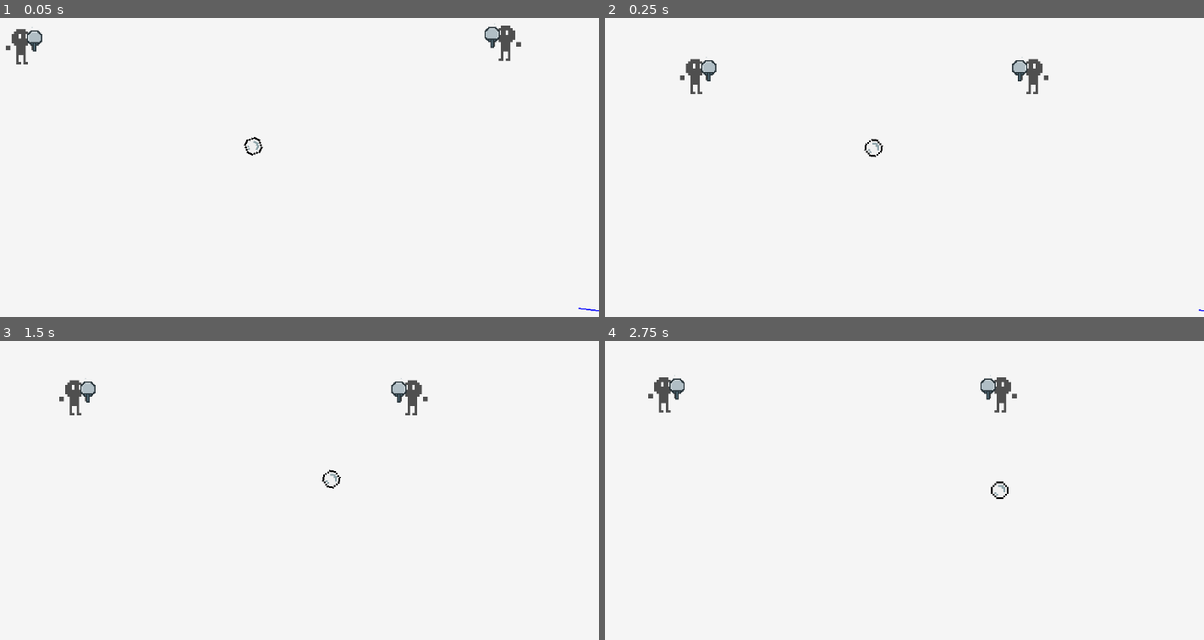
Above: before the commit, frames 1-4 (two rows, left to right).
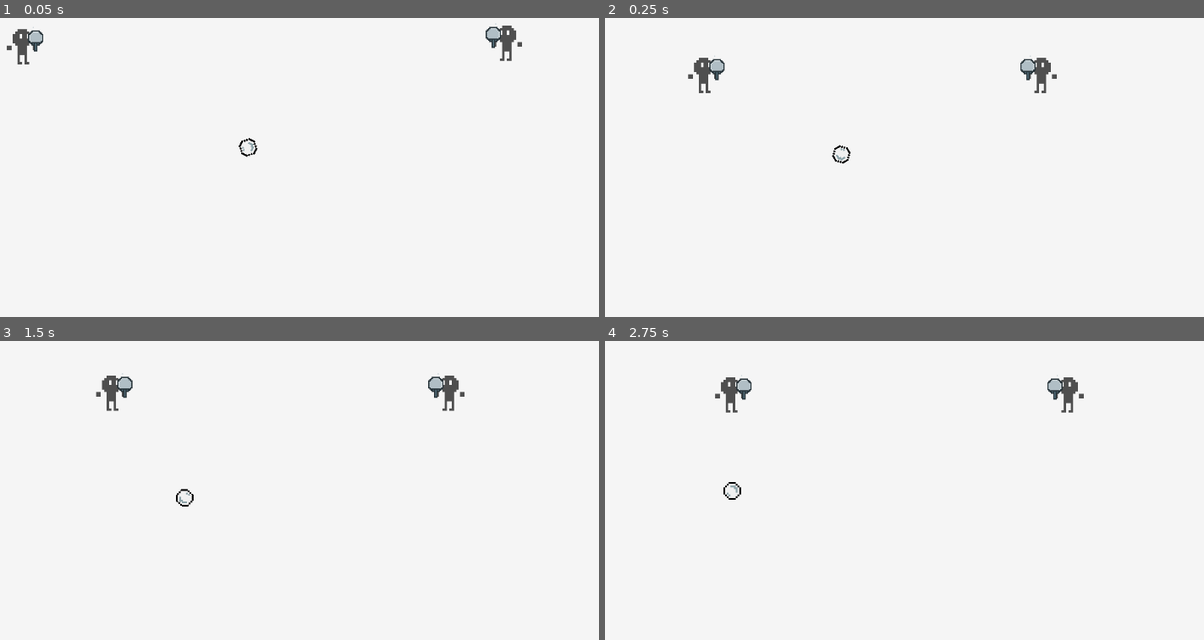
Above: after the commit, the same moments.

Repository: xharris/pongplus
Game: Godot game, scene res://entities/game/game.tscn
Same seed, same stepped clock (60 frames per second), same inputs: the game is played once before the commit and once after it.
Inputs:
- Up to frame 1 (0.05 s): no input
- Up to frame 2 (0.25 s): no input
- Up to frame 3 (1.5 s): no input
- Up to frame 4 (2.75 s): no input

The runs differ from the first frame. In frame 1, 0.5% of the frame differs, in the area x 0-100%, y 1-99%; in frame 2, 1.1%; in frame 3, 1.6%; in frame 4, 1.6%, in the area x 7-80%, y 11-54%.

Commit message:
converts some ball visitors to missile visitors

Diff:
--- a/components/camera/camera.gd
+++ b/components/camera/camera.gd
@@ -1,7 +1,7 @@
 extends Node2D
 class_name Camera
 
-static var _static_log = Logger.new("Camera", Logger.Level.DEBUG)
+static var _static_log = Logger.new("camera")#, Logger.Level.DEBUG)
 
 const FOCAL_POINT_OFFSET: int = 60
 ## Midpoint to follow between center of screen and focal point.[br]
@@ -24,7 +24,6 @@
             focal_points += 1
             total_position += c.global_position
     var viewport = root.get_viewport()
-    #_static_log.debug("focal points: %d" % [focal_points])
     if focal_points > 0:
         var avg_position = total_position / focal_points
         var view_center = viewport.get_visible_rect().size / 2
--- a/components/missile/missile.gd
+++ b/components/missile/missile.gd
@@ -5,7 +5,7 @@
 const MISSILE_DURATION_MIN: float = 3
 ## Seconds
 const MISSILE_DURATION_MAX: float = 1
-const DRAW_DEBUG: bool = true
+const DRAW_DEBUG: bool = false
 
 var _log = Logger.new("missile")
 var _current_curve: Curve2D
@@ -13,7 +13,7 @@
 
 var duration_curve: Curve = preload("res://components/missile/default_duration_curve.tres")
 var target_history: Array[Node2D]
-var curve_distance: float = 5
+var curve_distance: float = 50
 var missile_position: Vector2
 ## [0, 1]
 var duration_curve_position: float:
@@ -28,17 +28,23 @@
 var _debug_control_point: Vector2
 var curve: Curve2D
 
+func accept(v: Visitor):
+    if v is MissileVisitor:
+        v.visit_missile(self)
+
 func _process(delta: float) -> void:
     velocity = (global_position - _last_position).normalized()
     _last_position = global_position
 
 func _draw() -> void:
     if DRAW_DEBUG:
-        draw_set_transform_matrix(global_transform.affine_inverse())
         draw_circle(_debug_midpoint, 10, Color.RED)
         draw_circle(_debug_control_point, 10, Color.GREEN)
         if curve:
             draw_polyline(curve.get_baked_points(), Color.BLUE, 2)
+
+func _ready() -> void:
+    add_to_group(Groups.MISSILE)
 
 func path_to(target: Node2D):
     target_history.append(target)
@@ -50,7 +56,7 @@
     var angle_to = global_position.angle_to_point(target_position)
     var control_angle = angle_to - \
         deg_to_rad(90)
-    ## TODO add 180deg if control_point is offscreen?
+    ## TODO add parameter control_point_target to get angle instead of hardcoded 90?
     var control_point = midpoint + \
         (Vector2.from_angle(control_angle) * curve_distance)
     # create curve
--- /dev/null
+++ b/components/missile/missile_visitor.gd
@@ -0,0 +1,5 @@
+extends Visitor
+class_name MissileVisitor
+
+func visit_missile(me: Missile):
+    pass
--- /dev/null
+++ b/components/missile/visitors/missile_duration_curve_position.gd
@@ -0,0 +1,14 @@
+extends MissileVisitor
+class_name MissileDurationCurvePosition
+
+enum Type {ADD, SUB}
+
+@export var type: Type
+@export var amount: float = 0.05
+
+func visit_missile(me: Missile):
+    match type:
+        Type.ADD:
+            me.duration_curve_position += amount
+        Type.SUB:
+            me.duration_curve_position -= amount
--- /dev/null
+++ b/components/missile/visitors/missile_path_to.gd
@@ -0,0 +1,34 @@
+extends MissileVisitor
+class_name MissilePathTo
+
+enum Target {
+    RANDOM_IN_GROUP,
+    ALL_RANDOM_IN_GROUP,
+    ALL_NONE,
+}
+
+var _log = Logger.new("ball_path_to")
+@export var target: Target
+## Group name to target
+@export var group: StringName
+
+func visit_missile(me: Missile):
+    var missiles: Array[Missile] = [me]
+    var platforms: Array[Platform]
+    platforms.assign(me.get_tree().get_nodes_in_group(group))
+    # get all balls?
+    match target:
+        Target.ALL_RANDOM_IN_GROUP, Target.ALL_NONE:
+            missiles.assign(me.get_tree().get_nodes_in_group(Groups.MISSILE))
+    # find next target
+    match target:
+        Target.ALL_NONE:
+            for m in missiles:
+                m.stop_pathing()
+
+        Target.RANDOM_IN_GROUP, Target.ALL_RANDOM_IN_GROUP:
+            # target a random platform
+            for m in missiles:
+                if platforms.size() > 0:
+                    var target: Platform = platforms.pick_random()
+                    m.path_to(target)
--- a/entities/ball/ball.gd
+++ b/entities/ball/ball.gd
@@ -13,9 +13,11 @@
 var squeeze_duration = 1
 var sprite_scale = 3
 
-func accept(visitor: Visitor):
-    if visitor is BallVisitor:
-        visitor.visit_ball(self)
+func accept(v: Visitor):
+    if v is BallVisitor:
+        v.visit_ball(self)
+    else:
+        missile.accept(v)
 
 func _ready() -> void:
     add_to_group(Groups.BALL)
--- a/entities/ball/visitors/ball_duration_curve_position.gd
+++ /dev/null
@@ -1,14 +0,0 @@
-extends BallVisitor
-class_name BallDurationCurvePosition
-
-enum Type {ADD, SUB}
-
-@export var type: Type
-@export var amount: float = 0.05
-
-func visit_ball(me: Ball):
-    match type:
-        Type.ADD:
-            me.missile.duration_curve_position += amount
-        Type.SUB:
-            me.missile.duration_curve_position -= amount
--- a/entities/ball/visitors/ball_path_to.gd
+++ /dev/null
@@ -1,32 +0,0 @@
-extends BallVisitor
-class_name BallPathTo
-
-enum Target {
-    RANDOM_PLATFORM,
-    ALL_RANDOM_PLATFORM,
-    ALL_NONE,
-}
-
-var _log = Logger.new("ball_path_to")
-@export var target: Target
-
-func visit_ball(me: Ball):
-    var balls: Array[Ball] = [me]
-    var platforms: Array[Platform]
-    platforms.assign(me.get_tree().get_nodes_in_group(Groups.PLATFORM))
-    # get all balls?
-    match target:
-        Target.ALL_RANDOM_PLATFORM, Target.ALL_NONE:
-            balls.assign(me.get_tree().get_nodes_in_group(Groups.BALL))
-    # find next target
-    match target:
-        Target.ALL_NONE:
-            for ball in balls:
-                ball.missile.stop_pathing()
-
-        Target.RANDOM_PLATFORM, Target.ALL_RANDOM_PLATFORM:
-            # target a random platform
-            for ball in balls:
-                if platforms.size() > 0:
-                    var target: Platform = platforms.pick_random()
-                    ball.missile.path_to(target)
--- a/entities/game/game.tscn
+++ b/entities/game/game.tscn
@@ -7,7 +7,7 @@
 [ext_resource type="Resource" uid="uid://d243gfh81ut2o" path="res://resources/player_controller_configs/player1.tres" id="3_vjvwb"]
 [ext_resource type="Resource" uid="uid://bjvscjrt5oohf" path="res://resources/player_controller_configs/player2.tres" id="4_vbwj1"]
 [ext_resource type="Script" uid="uid://fblxl8ipdlsr" path="res://components/visitor.gd" id="6_ikuqk"]
-[ext_resource type="Resource" uid="uid://dw78u7op1vk8f" path="res://resources/ball_visitors/target_random_platform.tres" id="7_pxw13"]
+[ext_resource type="Resource" uid="uid://dw78u7op1vk8f" path="res://resources/missile_visitors/target_random_platform.tres" id="7_pxw13"]
 
 [node name="Game" type="Node2D"]
 script = ExtResource("1_pxw13")
--- a/groups.gd
+++ b/groups.gd
@@ -3,6 +3,7 @@
 
 const PLATFORM = &"platform"
 const PLATFORM_GROUP = &"platform_group"
+const MISSILE = &"missile"
 const MISSILE_TARGET = &"missile_target"
 const HITBOX = &"hitbox"
 const BALL = &"ball"
--- a/resources/abilities/play.tres
+++ b/resources/abilities/play.tres
@@ -2,11 +2,11 @@
 
 [ext_resource type="Script" uid="uid://fblxl8ipdlsr" path="res://components/visitor.gd" id="1_0p35y"]
 [ext_resource type="Script" uid="uid://2ap2s3ni6oid" path="res://components/ability/ability.gd" id="2_6hruh"]
-[ext_resource type="Resource" uid="uid://dochcbkgngp1a" path="res://resources/ball_visitors/all_stop_pathing.tres" id="2_7v7mu"]
+[ext_resource type="Resource" uid="uid://dochcbkgngp1a" path="res://resources/missile_visitors/all_stop_pathing.tres" id="2_7v7mu"]
 [ext_resource type="Resource" uid="uid://bm6dn72476p5w" path="res://resources/ball_visitors/set_one_instance.tres" id="2_ffbih"]
 [ext_resource type="Resource" uid="uid://bawolmnh2iigs" path="res://resources/ball_visitors/all_center.tres" id="2_hdc6s"]
-[ext_resource type="Resource" uid="uid://ctr26w3na3vvl" path="res://resources/ball_visitors/increase_speed.tres" id="3_ffbih"]
-[ext_resource type="Resource" uid="uid://cwpm7u4snq5le" path="res://resources/ball_visitors/all_target_random_platform.tres" id="4_7v7mu"]
+[ext_resource type="Resource" uid="uid://ctr26w3na3vvl" path="res://resources/missile_visitors/increase_speed.tres" id="3_ffbih"]
+[ext_resource type="Resource" uid="uid://cwpm7u4snq5le" path="res://resources/missile_visitors/all_target_random_platform.tres" id="4_7v7mu"]
 [ext_resource type="Resource" uid="uid://df5po4q22l4j1" path="res://resources/camera_visitors/camera_shake_small.tres" id="7_ydmur"]
 [ext_resource type="Resource" uid="uid://cilyext635ffc" path="res://resources/character_visitors/flash_weapon_quick.tres" id="8_8ldof"]
 
--- a/resources/ball_visitors/all_stop_pathing.tres
+++ /dev/null
@@ -1,8 +0,0 @@
-[gd_resource type="Resource" script_class="BallPathTo" load_steps=2 format=3 uid="uid://dochcbkgngp1a"]
-
-[ext_resource type="Script" uid="uid://d3l74jdgrxrj4" path="res://entities/ball/visitors/ball_path_to.gd" id="1_jlel1"]
-
-[resource]
-script = ExtResource("1_jlel1")
-target = 2
-metadata/_custom_type_script = "uid://d3l74jdgrxrj4"
--- a/resources/ball_visitors/all_target_random_platform.tres
+++ /dev/null
@@ -1,8 +0,0 @@
-[gd_resource type="Resource" script_class="BallPathTo" load_steps=2 format=3 uid="uid://cwpm7u4snq5le"]
-
-[ext_resource type="Script" uid="uid://d3l74jdgrxrj4" path="res://entities/ball/visitors/ball_path_to.gd" id="1_k6185"]
-
-[resource]
-script = ExtResource("1_k6185")
-target = 1
-metadata/_custom_type_script = "uid://d3l74jdgrxrj4"
--- a/resources/ball_visitors/decrease_speed.tres
+++ /dev/null
@@ -1,9 +0,0 @@
-[gd_resource type="Resource" script_class="BallDurationCurvePosition" load_steps=2 format=3 uid="uid://d4cnr852b21v3"]
-
-[ext_resource type="Script" uid="uid://cnswg8imq43pe" path="res://entities/ball/visitors/ball_duration_curve_position.gd" id="1_cea2m"]
-
-[resource]
-script = ExtResource("1_cea2m")
-type = 1
-amount = 0.05
-metadata/_custom_type_script = "uid://cnswg8imq43pe"
--- a/resources/ball_visitors/increase_speed.tres
+++ /dev/null
@@ -1,9 +0,0 @@
-[gd_resource type="Resource" script_class="BallDurationCurvePosition" load_steps=2 format=3 uid="uid://ctr26w3na3vvl"]
-
-[ext_resource type="Script" uid="uid://cnswg8imq43pe" path="res://entities/ball/visitors/ball_duration_curve_position.gd" id="1_v2x3t"]
-
-[resource]
-script = ExtResource("1_v2x3t")
-type = 0
-amount = 0.05
-metadata/_custom_type_script = "uid://cnswg8imq43pe"
--- a/resources/ball_visitors/target_random_platform.tres
+++ /dev/null
@@ -1,9 +0,0 @@
-[gd_resource type="Resource" script_class="BallPathTo" load_steps=2 format=3 uid="uid://dw78u7op1vk8f"]
-
-[ext_resource type="Script" uid="uid://d3l74jdgrxrj4" path="res://entities/ball/visitors/ball_path_to.gd" id="1_cehht"]
-
-[resource]
-script = ExtResource("1_cehht")
-target = 0
-offset = 0
-metadata/_custom_type_script = "uid://d3l74jdgrxrj4"
--- /dev/null
+++ b/resources/missile_visitors/all_stop_pathing.tres
@@ -0,0 +1,9 @@
+[gd_resource type="Resource" script_class="MissilePathTo" load_steps=2 format=3 uid="uid://dochcbkgngp1a"]
+
+[ext_resource type="Script" uid="uid://cegw8o8f7yqjl" path="res://components/missile/visitors/missile_path_to.gd" id="1_jlel1"]
+
+[resource]
+script = ExtResource("1_jlel1")
+target = 2
+group = &"platform"
+metadata/_custom_type_script = "uid://d3l74jdgrxrj4"
--- /dev/null
+++ b/resources/missile_visitors/all_target_random_platform.tres
@@ -0,0 +1,9 @@
+[gd_resource type="Resource" script_class="MissilePathTo" load_steps=2 format=3 uid="uid://cwpm7u4snq5le"]
+
+[ext_resource type="Script" uid="uid://cegw8o8f7yqjl" path="res://components/missile/visitors/missile_path_to.gd" id="1_k6185"]
+
+[resource]
+script = ExtResource("1_k6185")
+target = 1
+group = &"platform"
+metadata/_custom_type_script = "uid://d3l74jdgrxrj4"
--- /dev/null
+++ b/resources/missile_visitors/decrease_speed.tres
@@ -0,0 +1,9 @@
+[gd_resource type="Resource" script_class="MissileDurationCurvePosition" load_steps=2 format=3 uid="uid://d4cnr852b21v3"]
+
+[ext_resource type="Script" uid="uid://cohsym8o6rdq8" path="res://components/missile/visitors/missile_duration_curve_position.gd" id="1_cea2m"]
+
+[resource]
+script = ExtResource("1_cea2m")
+type = 1
+amount = 0.05
+metadata/_custom_type_script = "uid://cnswg8imq43pe"
--- /dev/null
+++ b/resources/missile_visitors/increase_speed.tres
@@ -0,0 +1,9 @@
+[gd_resource type="Resource" script_class="MissileDurationCurvePosition" load_steps=2 format=3 uid="uid://ctr26w3na3vvl"]
+
+[ext_resource type="Script" uid="uid://cohsym8o6rdq8" path="res://components/missile/visitors/missile_duration_curve_position.gd" id="1_v2x3t"]
+
+[resource]
+script = ExtResource("1_v2x3t")
+type = 0
+amount = 0.05
+metadata/_custom_type_script = "uid://cnswg8imq43pe"
--- /dev/null
+++ b/resources/missile_visitors/target_random_platform.tres
@@ -0,0 +1,9 @@
+[gd_resource type="Resource" script_class="MissilePathTo" load_steps=2 format=3 uid="uid://dw78u7op1vk8f"]
+
+[ext_resource type="Script" uid="uid://cegw8o8f7yqjl" path="res://components/missile/visitors/missile_path_to.gd" id="1_ii3rw"]
+
+[resource]
+script = ExtResource("1_ii3rw")
+target = 0
+group = &"platform"
+metadata/_custom_type_script = "uid://d3l74jdgrxrj4"
Not shown, added: components/missile/missile_visitor.gd.uid
Not shown, added: components/missile/visitors/missile_duration_curve_position.gd.uid
Not shown, added: components/missile/visitors/missile_path_to.gd.uid
Not shown, removed: entities/ball/visitors/ball_duration_curve_position.gd.uid
Not shown, removed: entities/ball/visitors/ball_path_to.gd.uid
